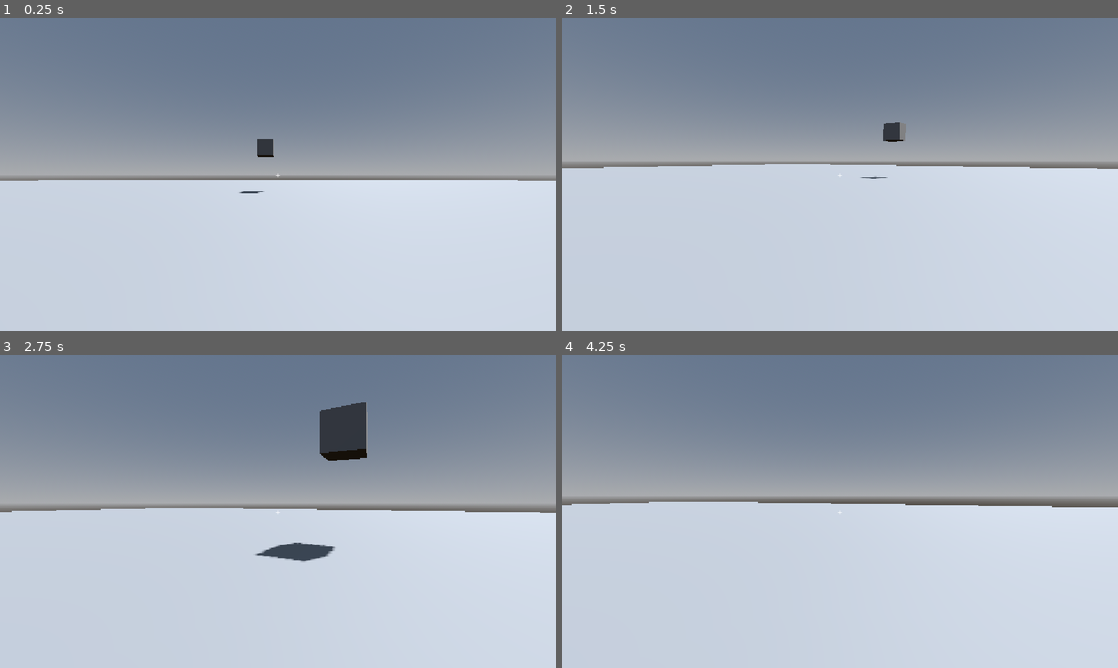
Above: before the commit, frames 1-4 (two rows, left to right).
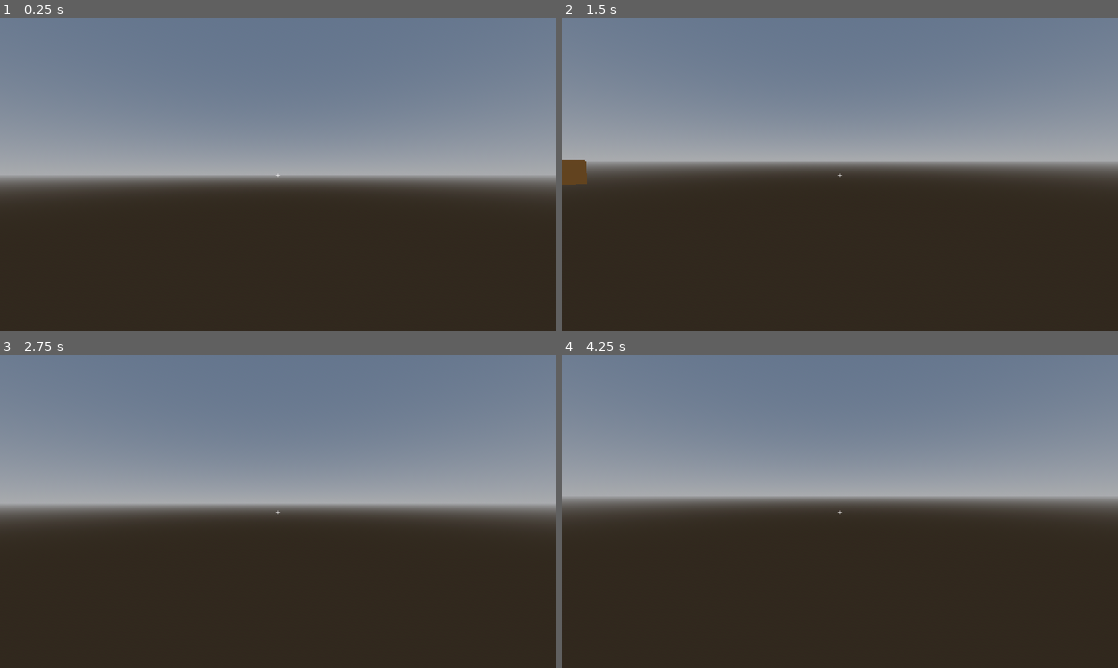
Above: after the commit, the same moments.

Repository: jacob-fm/grocery-audio-adventure
Game: Godot game, scene res://main.tscn
Same seed, same stepped clock (60 frames per second), same inputs: the game is played once before the commit and once after it.
Inputs (mouse positions are in pixels of both pictures, inside the frame that each line leads up to):
- Up to frame 1 (0.25 s): no input
- Up to frame 2 (1.5 s): tap Enter at 0.5 s; move the mouse to (962, 158) at 0.52 s; hold D (move_right) 0.53-1.28 s; tap Y (freefly) at 0.6 s; click (962, 158) at 0.67 s; tap Space (jump) at 0.77 s; move the mouse to (812, 174) at 1.27 s; hold W (move_forward) from 1.28 s (still down); tap E (interact) at 1.35 s
- Up to frame 3 (2.75 s): keep holding W (move_forward); tap Space (jump) at 1.52 s; move the mouse to (289, 505) at 2.02 s; tap Shift (sprint) at 2.1 s
- Up to frame 4 (4.25 s): keep holding W (move_forward); move the mouse to (834, 517) at 2.77 s; tap Y (freefly) at 2.85 s; click (834, 517) at 2.92 s; tap Space (jump) at 3.02, 3.77 s; move the mouse to (878, 514) at 3.52 s; tap E (interact) at 3.6 s

The runs differ from the first frame. In frame 1, 48% of the frame differs, in the area x 0-100%, y 38-100%; in frame 2, 53%, in the area x 0-100%, y 33-100%; in frame 3, 52%; in frame 4, 52%.

Commit message:
use box with texture shoutout Noora

Diff:
--- /dev/null
+++ b/grocery_items/large_box.tscn
@@ -0,0 +1,8 @@
+[gd_scene format=3 uid="uid://m33tcegkxkco"]
+
+[ext_resource type="PackedScene" uid="uid://dadei73sc2pb1" path="res://large_box.glb" id="1_e87ph"]
+
+[node name="large_box" unique_id=1832021345 instance=ExtResource("1_e87ph")]
+
+[node name="Box_Closed_Palette_0" parent="." index="0" unique_id=823111386]
+transform = Transform3D(0.01, 0, 0, 0, 0.010000002, 0, 0, 0, 0.010000002, 0, 0, 0)
--- a/main.tscn
+++ b/main.tscn
@@ -21,8 +21,6 @@
 
 [sub_resource type="CapsuleMesh" id="CapsuleMesh_mkmk0"]
 
-[sub_resource type="PlaneMesh" id="PlaneMesh_mkmk0"]
-
 [sub_resource type="WorldBoundaryShape3D" id="WorldBoundaryShape3D_gbx3w"]
 
 [node name="Node3D" type="Node3D" unique_id=1223662055]
@@ -35,7 +33,7 @@
 shadow_enabled = true
 
 [node name="CharacterBody3D" type="CharacterBody3D" parent="." unique_id=712404988]
-transform = Transform3D(1, 0, 0, 0, 1, 0, 0, 0, 1, 0, 1.1612349, 0)
+transform = Transform3D(0.65, 0, 0, 0, 0.65, 0, 0, 0, 0.65, 7.735738, 1.0828695, 10.049821)
 script = ExtResource("2_0xm2m")
 
 [node name="Collider" type="CollisionShape3D" parent="CharacterBody3D" unique_id=1258944432]
@@ -49,23 +47,6 @@
 
 [node name="MeshInstance3D" type="MeshInstance3D" parent="CharacterBody3D" unique_id=327646562]
 mesh = SubResource("CapsuleMesh_mkmk0")
-
-[node name="floor" type="MeshInstance3D" parent="." unique_id=469661559]
-transform = Transform3D(40, 0, 0, 0, 40, 0, 0, 0, 40, 0, 0, 0)
-mesh = SubResource("PlaneMesh_mkmk0")
-
-[node name="StaticBody3D" type="StaticBody3D" parent="floor" unique_id=107894092]
-
-[node name="CollisionShape3D" type="CollisionShape3D" parent="floor/StaticBody3D" unique_id=396348]
-shape = SubResource("WorldBoundaryShape3D_gbx3w")
-
-[node name="scannableItem" parent="." unique_id=31529065 instance=ExtResource("2_h2yge")]
-transform = Transform3D(1, 0, 0, 0, 1, 0, 0, 0, 1, -9.434387, 1.2124176, 0)
-audio_stream = ExtResource("4_lquwl")
-
-[node name="scannableItem2" parent="." unique_id=1508037630 instance=ExtResource("2_h2yge")]
-transform = Transform3D(1, 0, 0, 0, 1, 0, 0, 0, 1, -0.7885742, 2.6846924, -13.074829)
-audio_stream = ExtResource("3_1bvp3")
 
 [node name="CanvasLayer" type="CanvasLayer" parent="." unique_id=1159626824]
 
@@ -84,3 +65,20 @@
 text = "+"
 horizontal_alignment = 1
 vertical_alignment = 1
+
+[node name="floor" type="StaticBody3D" parent="." unique_id=884754224]
+transform = Transform3D(40, 0, 0, 0, 40, 0, 0, 0, 40, 0, 0, 0)
+
+[node name="CollisionShape3D" type="CollisionShape3D" parent="floor" unique_id=543830126]
+shape = SubResource("WorldBoundaryShape3D_gbx3w")
+
+[node name="OmniLight3D" type="OmniLight3D" parent="." unique_id=824410303]
+transform = Transform3D(1, 0, 0, 0, 1, 0, 0, 0, 1, 0, 1.8577955, 0)
+
+[node name="scannableItem" parent="." unique_id=1508037630 instance=ExtResource("2_h2yge")]
+transform = Transform3D(1, 0, 0, 0, 1, 0, 0, 0, 1, 8.597001, 0.5, 21.933678)
+audio_stream = ExtResource("3_1bvp3")
+
+[node name="scannableItem2" parent="." unique_id=1009894996 instance=ExtResource("2_h2yge")]
+transform = Transform3D(1, 0, 0, 0, 1, 0, 0, 0, 1, -2.7773361, 0.5, 8.791108)
+audio_stream = ExtResource("4_lquwl")
--- a/scannable_item.gd
+++ b/scannable_item.gd
@@ -18,7 +18,7 @@
 	audio_player.stream = audio_stream
 
 func set_highlighted(highlighted: bool):
-	var mesh = $MeshInstance3D
+	var mesh = $large_box/Box_Closed_Palette_0
 
 	if highlighted:
 		currently_highlighted = true
--- a/scannable_item.tscn
+++ b/scannable_item.tscn
@@ -1,8 +1,7 @@
 [gd_scene format=3 uid="uid://be5vlwgoxwg7b"]
 
 [ext_resource type="Script" uid="uid://bqh1h2lbh7174" path="res://scannable_item.gd" id="1_vfnqi"]
-
-[sub_resource type="BoxMesh" id="BoxMesh_mkmk0"]
+[ext_resource type="PackedScene" uid="uid://m33tcegkxkco" path="res://grocery_items/large_box.tscn" id="2_vfnqi"]
 
 [sub_resource type="BoxShape3D" id="BoxShape3D_mkmk0"]
 
@@ -10,10 +9,10 @@
 script = ExtResource("1_vfnqi")
 highlight_color = Color(1, 0, 0, 1)
 
-[node name="MeshInstance3D" type="MeshInstance3D" parent="." unique_id=2030034268]
-mesh = SubResource("BoxMesh_mkmk0")
-
 [node name="AudioStreamPlayer3D" type="AudioStreamPlayer3D" parent="." unique_id=1711449573]
 
 [node name="CollisionShape3D" type="CollisionShape3D" parent="." unique_id=889687515]
 shape = SubResource("BoxShape3D_mkmk0")
+
+[node name="large_box" parent="." unique_id=1832021345 instance=ExtResource("2_vfnqi")]
+transform = Transform3D(1.25, 0, 0, 0, 1.25, 0, 0, 0, 1.25, 0, 0.046813965, 0)
Not shown, added: box_large.mtl
Binary file added: large_box.glb
Not shown, added: large_box.glb.import
Binary file added: large_box_Image_0.png
Not shown, added: large_box_Image_0.png.import
